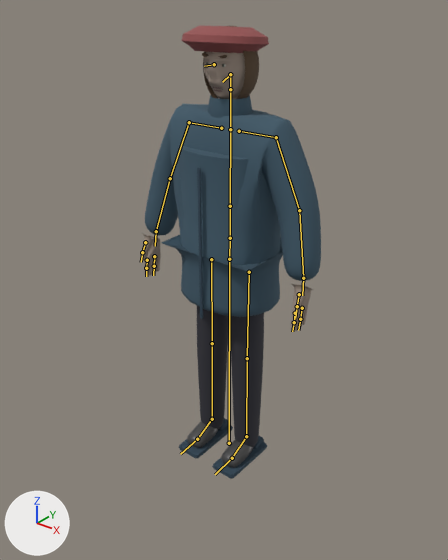
The glTF model models/city/people/resident_young_f.glb: old version first, new version second.
Both versions are drawn from a 50 mm camera at (1.317, -1.683, 1.828) aimed at (0.026, -0.069, 0.827). The lights are fixed; the arrows at lower left show +X, +Y and +Z. The picture after the commit comes second. The bones that change, and the others that lie on the model, are drawn over the model as lines.

Names of what the first picture shows: 'human_noir'.
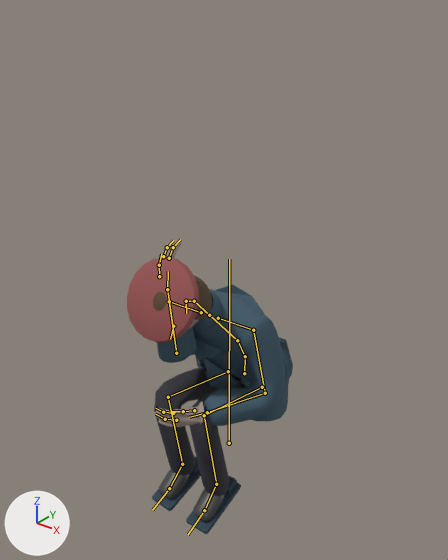
The newer file adds an action. The first version stands in its rest pose; the second is drawn at frame 3 of the action 'crouch_hold_wind_loop'.

Where the change shows, as pixel boxes [x1, y1, x2, y2] in the pictures (448 x 560 px):
'human_noir', posed (8% narrower, 35% shorter): before [141, 25, 321, 479]; after [127, 240, 293, 534]
bone 'pelvis', root to tip: before (229, 259) to (230, 238); after (244, 373) to (245, 356)
bone 'spine', root to tip: before (230, 238) to (230, 206); after (245, 356) to (237, 340)
bone 'spine2', root to tip: before (230, 206) to (230, 129); after (237, 340) to (209, 315)
bone 'head', root to tip: before (230, 89) to (230, 74); after (194, 301) to (186, 301)
bone 'upper_arm.L', root to tip: before (276, 137) to (299, 210); after (253, 330) to (265, 393)
bone 'forearm.L', root to tip: before (299, 210) to (303, 278); after (265, 393) to (207, 412)
bone 'fingers_1.L', root to tip: before (302, 308) to (300, 319); after (176, 420) to (165, 419)
bone 'fingers_2.L', root to tip: before (300, 319) to (298, 330); after (165, 419) to (155, 414)
bone 'index_1.L', root to tip: before (295, 313) to (294, 322); after (173, 413) to (163, 412)
bone 'index_2.L', root to tip: before (294, 322) to (292, 331); after (163, 412) to (155, 408)
bone 'thumb_1.L', root to tip: before (299, 294) to (297, 306); after (194, 410) to (183, 411)
bone 'upper_arm.R', root to tip: before (189, 122) to (170, 178); after (169, 301) to (176, 353)
bone 'forearm.R', root to tip: before (170, 178) to (156, 231); after (176, 353) to (167, 289)
bone 'fingers_1.R', root to tip: before (154, 256) to (154, 266); after (169, 258) to (173, 247)
bone 'fingers_2.R', root to tip: before (154, 266) to (153, 275); after (173, 247) to (180, 239)
bone 'index_1.R', root to tip: before (147, 260) to (146, 268); after (163, 256) to (167, 247)
bone 'index_2.R', root to tip: before (146, 268) to (146, 276); after (167, 247) to (173, 240)
bone 'thumb_1.R', root to tip: before (145, 242) to (142, 252); after (159, 276) to (159, 265)
bone 'thigh.L', root to tip: before (249, 272) to (247, 358); after (262, 387) to (204, 415)
bone 'shin.L', root to tip: before (247, 358) to (246, 436); after (204, 415) to (216, 484)
bone 'foot.L', root to tip: before (246, 436) to (232, 458); after (216, 484) to (204, 510)
bone 'thigh.R', root to tip: before (211, 259) to (212, 343); after (228, 371) to (168, 397)
bone 'shin.R', root to tip: before (212, 343) to (212, 419); after (168, 397) to (182, 464)
bone 'foot.R', root to tip: before (212, 419) to (197, 439); after (182, 464) to (169, 488)

What the commit changed:
Bone 'pelvis' (bone_pelvis) moves from (0.0, 0.0, 0.0) to (0.02, -0.55, -0.08).
Bone 'spine' (bone_spine) turns from (0, 0, 0) to (29, 4, 0) degrees about its own x, y and z.
Bone 'spine2' (bone_spine2) turns from (0, 0, 0) to (14, 0, 0) degrees about its own x, y and z.
Bone 'head' (bone_head) turns from (0, 0, 0) to (24, 0, 0) degrees about its own x, y and z.
Bone 'upper_arm.L' (bone_upper_arm_l) turns from (0, 0, 0) to (-40, 0, -14) degrees about its own x, y and z.
Bone 'forearm.L' (bone_forearm_l) turns from (0, 0, 0) to (-80, 0, 0) degrees about its own x, y and z.
Bone 'fingers_1.L' (bone_fingers_1_l) turns from (0, 0, 0) to (0, 0, 20) degrees about its own x, y and z.
Bone 'fingers_2.L' (bone_fingers_2_l) turns from (0, 0, 0) to (0, 0, 22) degrees about its own x, y and z.
Bone 'index_1.L' (bone_index_1_l) turns from (0, 0, 0) to (0, 0, 19) degrees about its own x, y and z.
Bone 'index_2.L' (bone_index_2_l) turns from (0, 0, 0) to (0, 0, 21) degrees about its own x, y and z.
Bone 'thumb_1.L' (bone_thumb_1_l) turns from (0, 0, 0) to (2, 0, 5) degrees about its own x, y and z.
Bone 'upper_arm.R' (bone_upper_arm_r) turns from (0, 0, 0) to (-120, 0, 20) degrees about its own x, y and z.
Bone 'forearm.R' (bone_forearm_r) turns from (0, 0, 0) to (-120, 0, 0) degrees about its own x, y and z.
Bone 'fingers_1.R' (bone_fingers_1_r) turns from (0, 0, 0) to (0, 0, -20) degrees about its own x, y and z.
Bone 'fingers_2.R' (bone_fingers_2_r) turns from (0, 0, 0) to (0, 0, -22) degrees about its own x, y and z.
Bone 'index_1.R' (bone_index_1_r) turns from (0, 0, 0) to (0, 0, -19) degrees about its own x, y and z.
Bone 'index_2.R' (bone_index_2_r) turns from (0, 0, 0) to (0, 0, -21) degrees about its own x, y and z.
Bone 'thumb_1.R' (bone_thumb_1_r) turns from (0, 0, 0) to (2, 0, -5) degrees about its own x, y and z.
Bone 'thigh.L' (bone_thigh_l) turns from (0, 0, 0) to (-102, 0, 0) degrees about its own x, y and z.
Bone 'shin.L' (bone_shin_l) turns from (0, 0, 0) to (112, 0, 0) degrees about its own x, y and z.
Bone 'foot.L' (bone_foot_l) turns from (0, 0, 0) to (8, 0, 0) degrees about its own x, y and z.
Bone 'thigh.R' (bone_thigh_r) turns from (0, 0, 0) to (-102, 0, 0) degrees about its own x, y and z.
Bone 'shin.R' (bone_shin_r) turns from (0, 0, 0) to (112, 0, 0) degrees about its own x, y and z.
Bone 'foot.R' (bone_foot_r) turns from (0, 0, 0) to (8, 0, 0) degrees about its own x, y and z.
